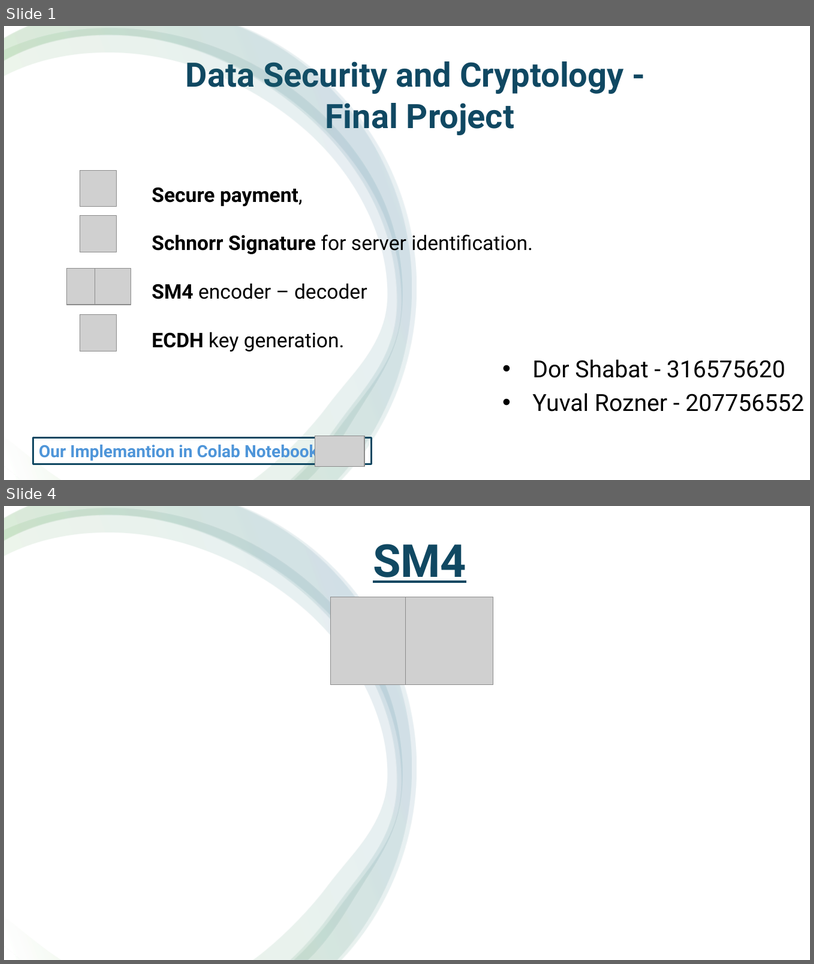
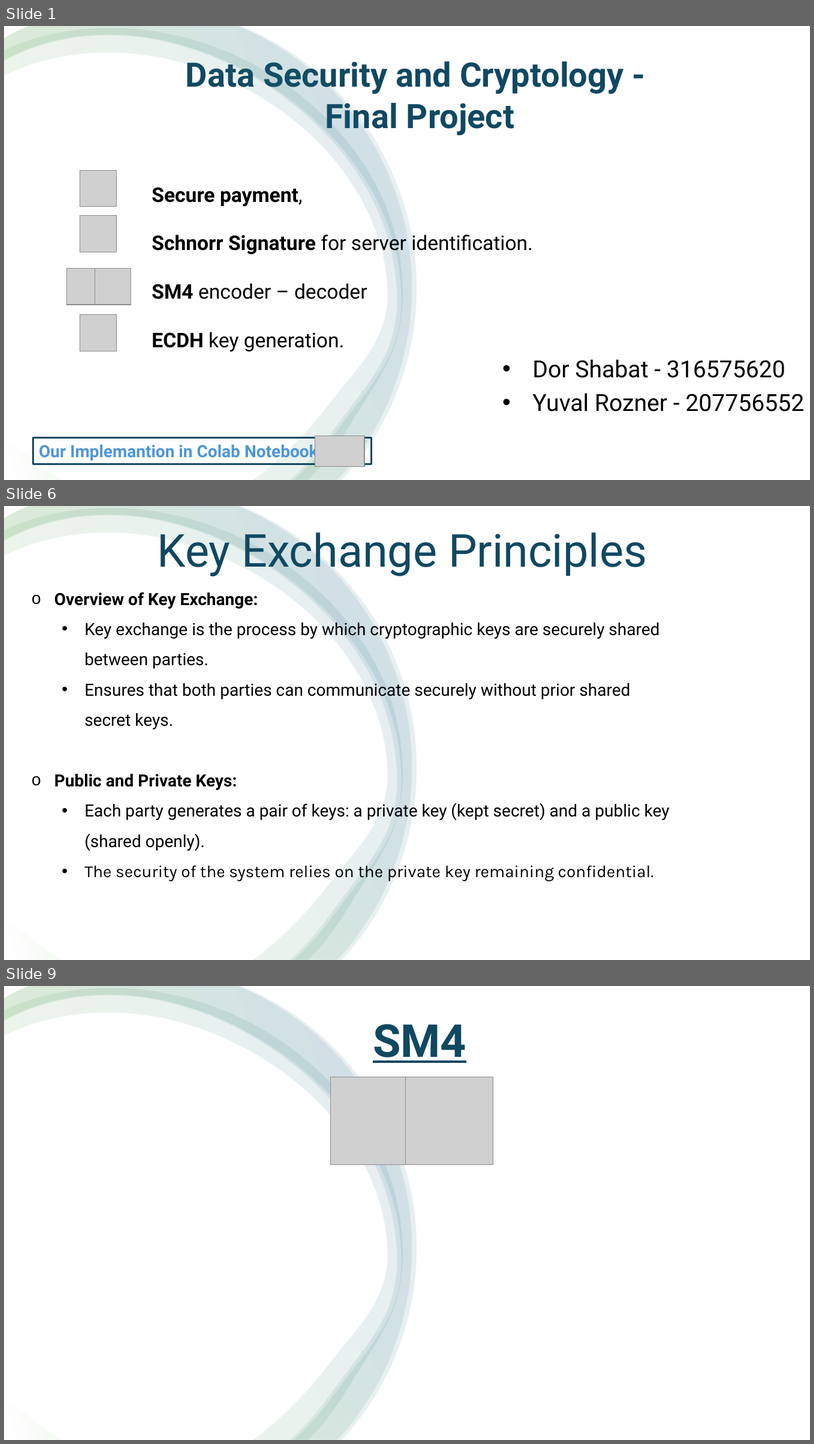
Before and after one commit to DorShabat/Cryptology-Project, a slide deck: SM4 with ECB and Schnorr Signature.pptx. Shown one above the other, each under a label of ours: slides 1 and 4 before the commit, slides 1, 6 and 9 after it; the slides between them are not shown. The pictures are 814x964 and 814x1444 pixels, drawn with LibreOffice and Linux fonts; fonts in the diff are those of the drawing; grey boxes stand for pictures. Boxes give left, top, right and bottom in pixels: in the first picture for what was removed or moved away, otherwise in the second. Text is boxed around its words. In the diff, an @@ line names an element or a change of style, - is before the commit and + after.

```diff
--- a/SM4 with ECB and Schnorr Signature.pptx
+++ b/SM4 with ECB and Schnorr Signature.pptx
@@ slide 6 added at bbox=[4, 506, 810, 960], background #FFFFFF @@
@@ rectangle added at bbox=[4, 506, 810, 960], fill #FFFFFF @@
@@ freeform shape added at bbox=[4, 508, 402, 960], fill gradient #FFFFFF to #4EA72E to #156082 @@
@@ freeform shape added at bbox=[4, 506, 412, 960], fill gradient #FFFFFF to #4EA72E to #156082 @@
@@ freeform shape added at bbox=[4, 506, 417, 959], fill gradient #FFFFFF to #4EA72E to #156082 @@
@@ text added at bbox=[158, 532, 647, 577], 54 pt, text #104862 @@
+Key Exchange Principles
@@ text added at bbox=[54, 592, 670, 882], 20 pt, text #000000 @@
+o Overview of Key Exchange:
+  • Key exchange is the process by which cryptographic keys are securely shared between parties.
+  • Ensures that both parties can communicate securely without prior shared secret keys.
+o Public and Private Keys:
+  • Each party generates a pair of keys: a private key (kept secret) and a public key (shared openly).
+  • The security of the system relies on the private key remaining confidential.
@@ what was slide 4 is now slide 9 @@
```
Also in this commit, not shown: 2 slides changed, 4 other slides added.
